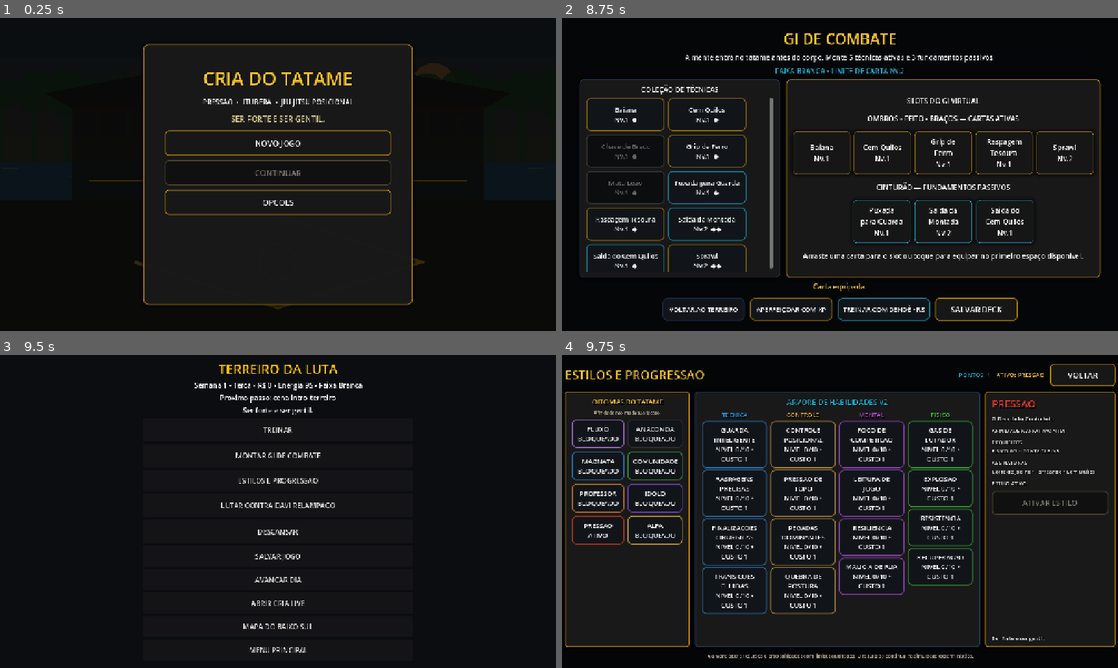
Above: before the commit, frames 1-4 (two rows, left to right).
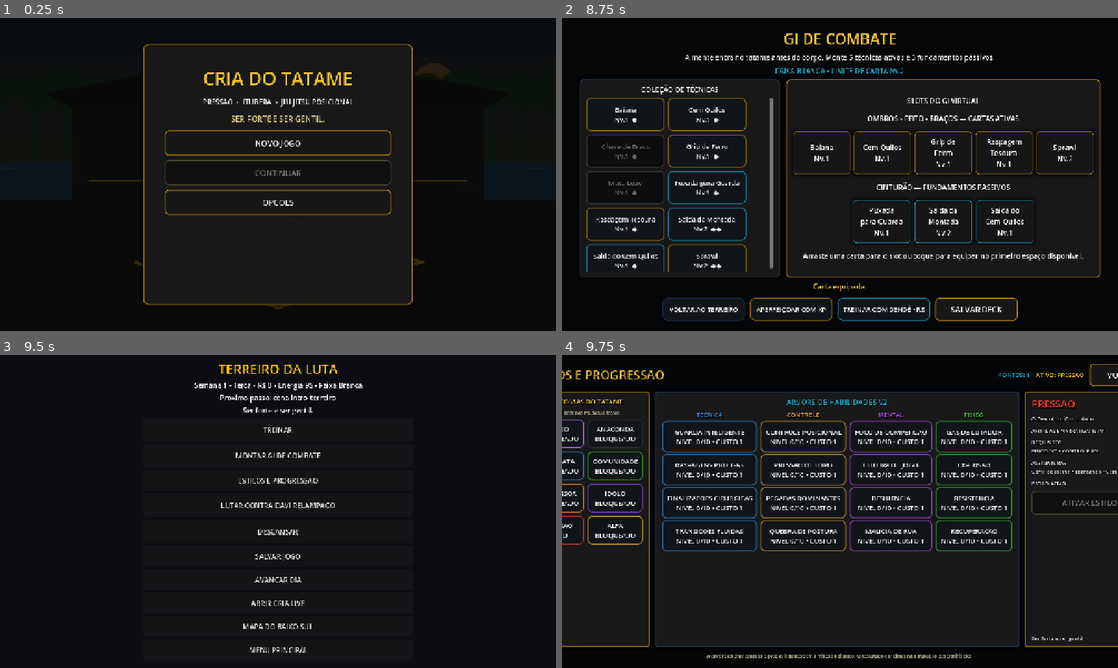
Above: after the commit, the same moments.

Repository: ringuemkt-rgb/cria-do-tatame
Game: Godot game, scene res://scenes/main_menu/MainMenu.tscn
The game is run twice, just before and just after one commit, with the same random seed, the same clock (stepped at 60 frames per second) and the same inputs.
Inputs:
- Up to frame 1 (0.25 s): no input
- Up to frame 2 (8.75 s): click "NOVO JOGO" at 0.5 s; click "TREINAR" at 1.25 s; click "MONTAR GI DE COMBATE" at 2 s; click "Baiana Nv.1 ◆" at 2.75 s; click "Cem Quilos Nv.1 ◆" at 3.5 s; click "Grip de Ferro Nv.1 ◆" at 4.25 s; click "Puxada para Guarda Nv.1 ◆" at 5 s; click "Raspagem Tesoura Nv.1 ◆" at 5.75 s; click "Saida da Montada Nv.2 ◆◆" at 6.5 s; click "Saida do Cem Quilos Nv.1 ◆" at 7.25 s; click "Sprawl Nv.2 ◆◆" at 8 s
- Up to frame 3 (9.5 s): click "VOLTAR AO TERREIRO" at 8.75 s
- Up to frame 4 (9.75 s): click "ESTILOS E PROGRESSAO" at 9.5 s

Frames 1-3 are identical in both runs. In frame 4, 16% of the frame differs, in the area x 0-100%, y 2-98%.
Error before the commit: Parse Error: There is already a variable named "family" declared in this scope. (res://src/autoloads/CombatManager.gd:374)

Commit message:
fix(runtime): restore Godot 4.2 parser compatibility

Diff:
--- a/scenes/ui/StyleProgressionScreen.gd
+++ b/scenes/ui/StyleProgressionScreen.gd
@@ -85,7 +85,6 @@
 			var node_id := str(node.get("id", ""))
 			var button := Button.new()
 			button.custom_minimum_size = Vector2(0, 72)
-			button.autowrap_mode = TextServer.AUTOWRAP_WORD_SMART
 			VisualTheme.apply_action_button(button, accent)
 			button.pressed.connect(_purchase_node.bind(node_id))
 			column.add_child(button)
--- a/src/autoloads/CombatManager.gd
+++ b/src/autoloads/CombatManager.gd
@@ -371,7 +371,6 @@
 	context["deck_clash"] = clash
 	context["chance_modifier"] = float(clash.get("chance_modifier", 0.0))
 	if actor_id == player_id and fighter_style_system != null:
-		var family := str(technique.get("family", technique.get("familia", "geral")))
 		context["chance_modifier"] = float(context["chance_modifier"]) + float(
 			fighter_style_system.call("get_family_chance_bonus", family)
 		)
--- a/src/gamefeel/CombatImpactOverlay.gd
+++ b/src/gamefeel/CombatImpactOverlay.gd
@@ -109,7 +109,8 @@
 	if reduced_motion:
 		return
 	var diagonal := radius * 0.72
-	for direction in [Vector2(1, 0), Vector2(0, 1), Vector2(0.707, 0.707), Vector2(0.707, -0.707)]:
-		var inner := center + direction * diagonal * 0.72
-		var outer := center + direction * diagonal
+	for direction_value in [Vector2(1, 0), Vector2(0, 1), Vector2(0.707, 0.707), Vector2(0.707, -0.707)]:
+		var direction: Vector2 = direction_value
+		var inner: Vector2 = center + direction * diagonal * 0.72
+		var outer: Vector2 = center + direction * diagonal
 		draw_line(inner, outer, color, width, true)
